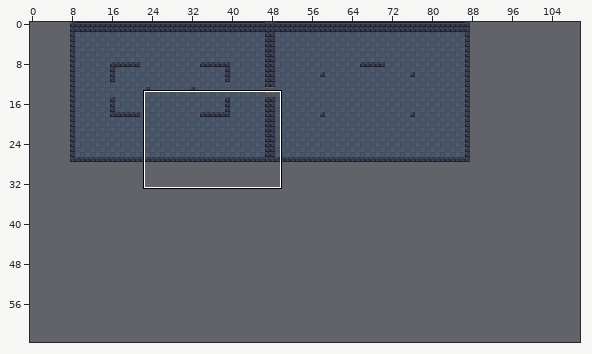
Tiled map (JSON): public/assets/maps/dungeon-room.tmj. The picture above shows the old version from afar; the outline marks the close-up.
Close-up. Before the commit:
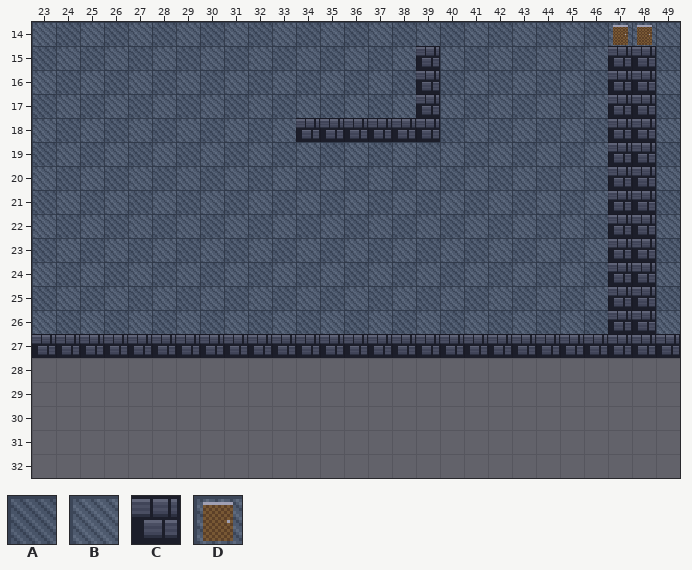
Cells are 16x16 px. Shown: x 23..49, y 14..32. The commit also changed other parts of the map, which this record leaves out. The old version is drawn lined up with the new one.
Key: from "dungeon-tiles": A 1, B 2, C 3, D 6.
_ is an empty cell, # one hidden under a higher layer.
Layer "ground" before, first column x 23:
14 BABABABABABABABABABABABADDB
15 ABABABABABABABAB#BABABAB##A
16 BABABABABABABABA#ABABABA##B
17 ABABABABABABABAB#BABABAB##A
18 BABABABABAB######ABABABA##B
19 ABABABABABABABABABABABAB##A
20 BABABABABABABABABABABABA##B
21 ABABABABABABABABABABABAB##A
22 BABABABABABABABABABABABA##B
23 ABABABABABABABABABABABAB##A
24 BABABABABABABABABABABABA##B
25 ABABABABABABABABABABABAB##A
26 BABABABABABABABABABABABA##B
27 ###########################
28 ___________________________
29 ___________________________
30 ___________________________
31 ___________________________
32 ___________________________
Layer "walls" before, first column x 23:
14 ___________________________
15 ________________C_______CC_
16 ________________C_______CC_
17 ________________C_______CC_
18 ___________CCCCCC_______CC_
19 ________________________CC_
20 ________________________CC_
21 ________________________CC_
22 ________________________CC_
23 ________________________CC_
24 ________________________CC_
25 ________________________CC_
26 ________________________CC_
27 CCCCCCCCCCCCCCCCCCCCCCCCCCC
28 ___________________________
29 ___________________________
30 ___________________________
31 ___________________________
32 ___________________________
Now the later version:
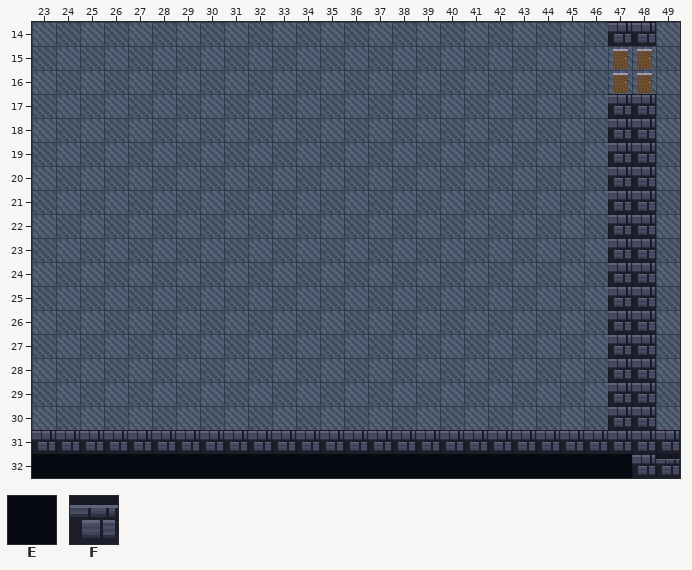
Further tiles: from "dungeon-tiles": E 0, F 4.
From old to new:
map size 80x28 -> 144x64 cells (old content now starts at 8,0; both pictures use the new coordinates)
Layer "ground":
Tile D gives way to one hidden under a higher layer in row 14 at x 47 to 48.
The edit adds tile A in row 27 at x 23, 25, 27, 29, 31, 33, 35, 37, 39, 41, 43, 45 and 49.
The edit adds tile A in row 28 at x 24, 26, 28, 30, 32, 34, 36, 38, 40, 42, 44 and 46; in row 29 at x 23, 25, 27, 29, 31, 33, 35, 37, 39, 41, 43, 45 and 49; in row 30 at x 24, 26, 28, 30, 32, 34, 36, 38, 40, 42, 44 and 46.
The edit adds tile B in row 27 at x 24, 26, 28, 30, 32, 34, 36, 38, 40, 42, 44 and 46.
The edit adds tile B in row 28 at x 23, 25, 27, 29, 31, 33, 35, 37, 39, 41, 43, 45 and 49; in row 29 at x 24, 26, 28, 30, 32, 34, 36, 38, 40, 42, 44 and 46; in row 30 at x 23, 25, 27, 29, 31, 33, 35, 37, 39, 41, 43, 45 and 49.
The edit adds tile D in rows 15 to 16 at x 47 to 48.
The edit adds tile E in row 32 at x 23 to 47.
Layer "walls":
The edit adds tile C in row 14 at x 47 to 48; in rows 28 to 30 at x 47 to 48; in row 31 at x 23 to 49; in row 32 at x 48.
The edit adds tile F in row 32 at x 49.
The edit erases tile C in rows 15 to 16 at x 39 and 47 to 48; in row 17 at x 39; in row 18 at x 34 to 39; in row 27 at x 23 to 46 and 49.
Boxes around the changes in both close-ups, in picture pixels (x1, y1, x2, y2):
changed: (608, 22, 656, 94)
removed: (296, 46, 440, 142)
changed: (32, 334, 680, 478)
